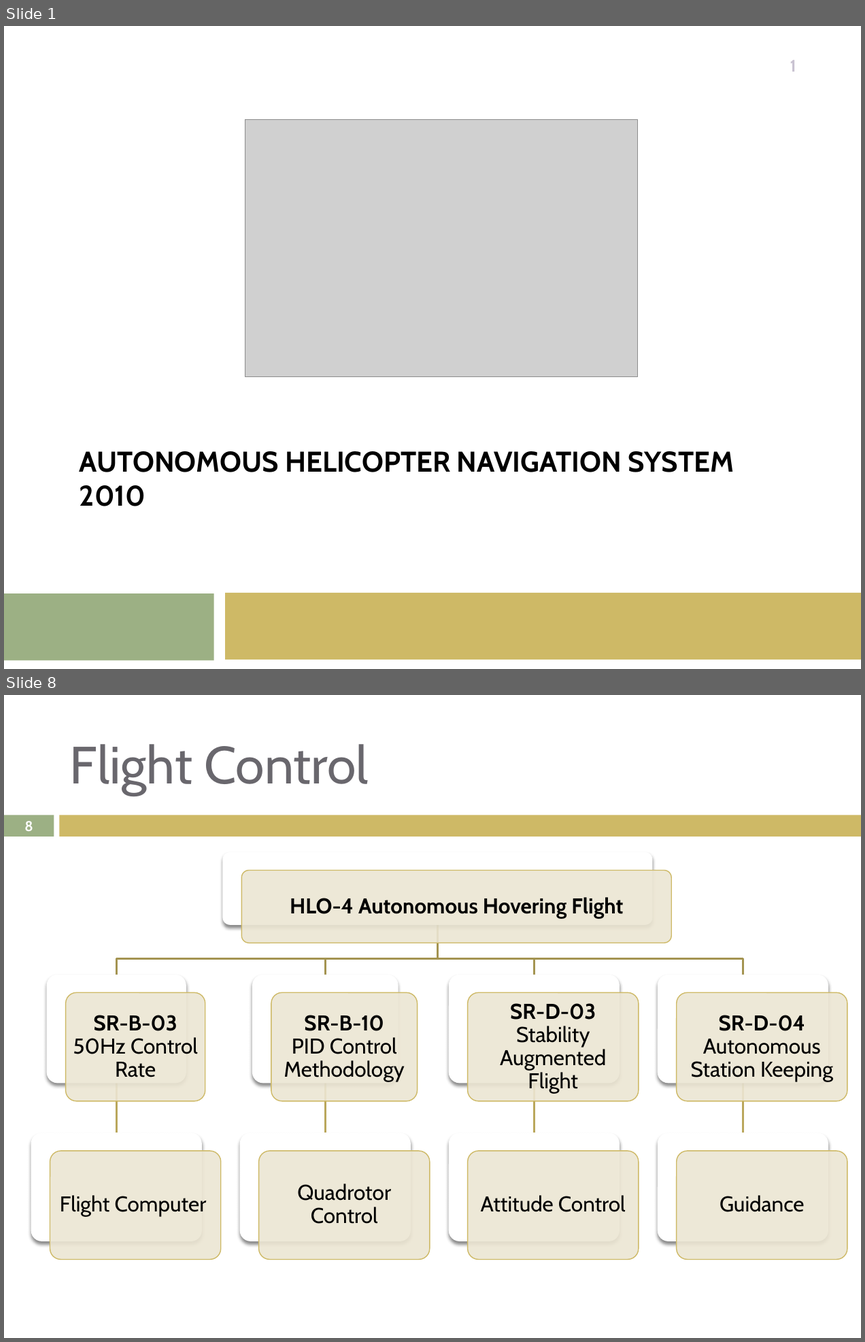
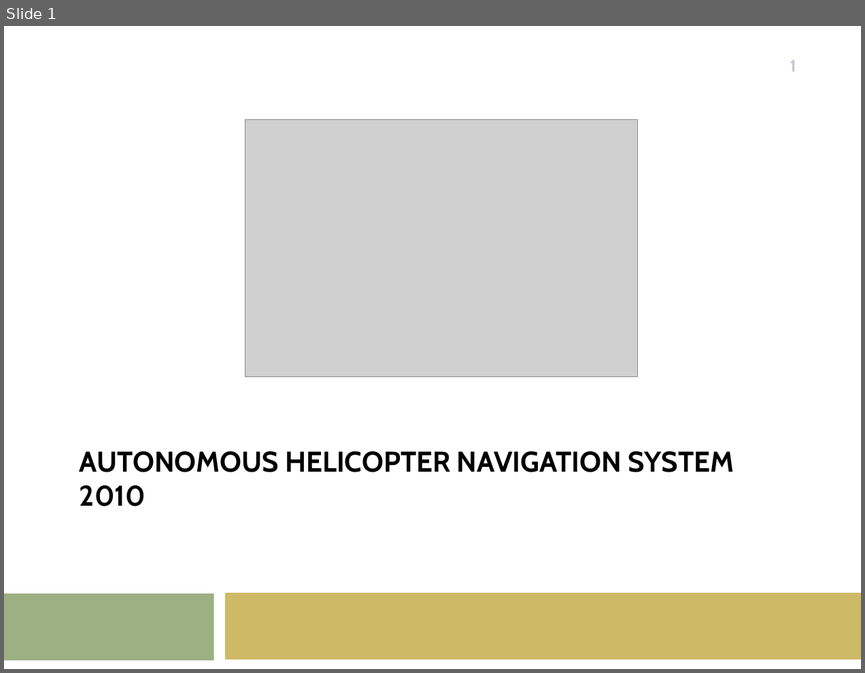
Before and after one commit to lijian8/ahns10, a slide deck: docproject/official_ahns/presentations/Hamilton_semester1.pptx. Shown one above the other, each under a label of ours: slides 1 and 8 before the commit, slide 1 after it; the slides between them are not shown. The pictures are 865x1342 and 865x673 pixels, drawn with LibreOffice and Linux fonts; fonts in the diff are those of the drawing; grey boxes stand for pictures. Boxes give left, top, right and bottom in pixels: in the first picture for what was removed or moved away, otherwise in the second. Text is boxed around its words. In the diff, an @@ line names an element or a change of style, - is before the commit and + after.

```diff
--- a/docproject/official_ahns/presentations/Hamilton_semester1.pptx
+++ b/docproject/official_ahns/presentations/Hamilton_semester1.pptx
@@ slide 8 removed at (x1=4, y1=695, x2=861, y2=1338), background #FFFFFF @@
@@ title removed at (x1=70, y1=744, x2=368, y2=795) @@
-Flight Control
@@ rectangle removed at (x1=4, y1=815, x2=54, y2=836) @@
@@ rectangle removed at (x1=60, y1=815, x2=861, y2=836) @@
@@ page number removed at (x1=24, y1=821, x2=33, y2=831) @@
-8
@@ group removed at (x1=31, y1=852, x2=847, y2=1259): 18 rounded rectangles, 9 texts, 8 freeform shapes @@
-HLO-4 Autonomous Hovering Flight
-SR-B-03
-50Hz Control Rate
-Flight Computer
-SR-B-10
-PID Control Methodology
-Quadrotor Control
-SR-D-03
-Stability Augmented Flight
-Attitude Control
-SR-D-04
-Autonomous Station Keeping
-Guidance
```
Also in this commit, not shown: 2 slides changed, 13 slides added, 4 other slides removed.
